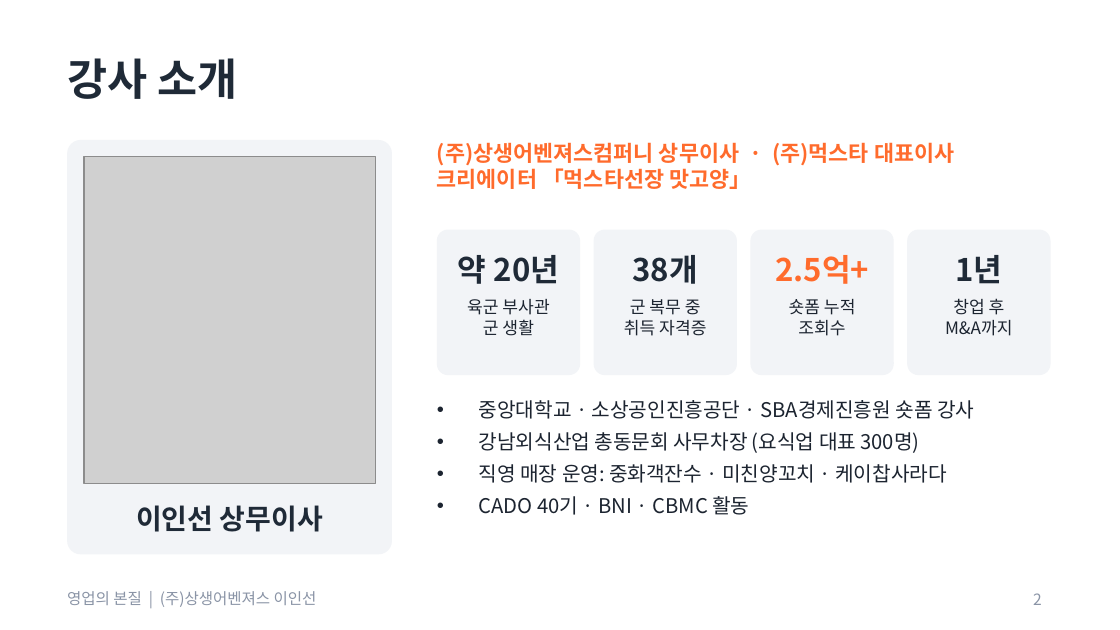
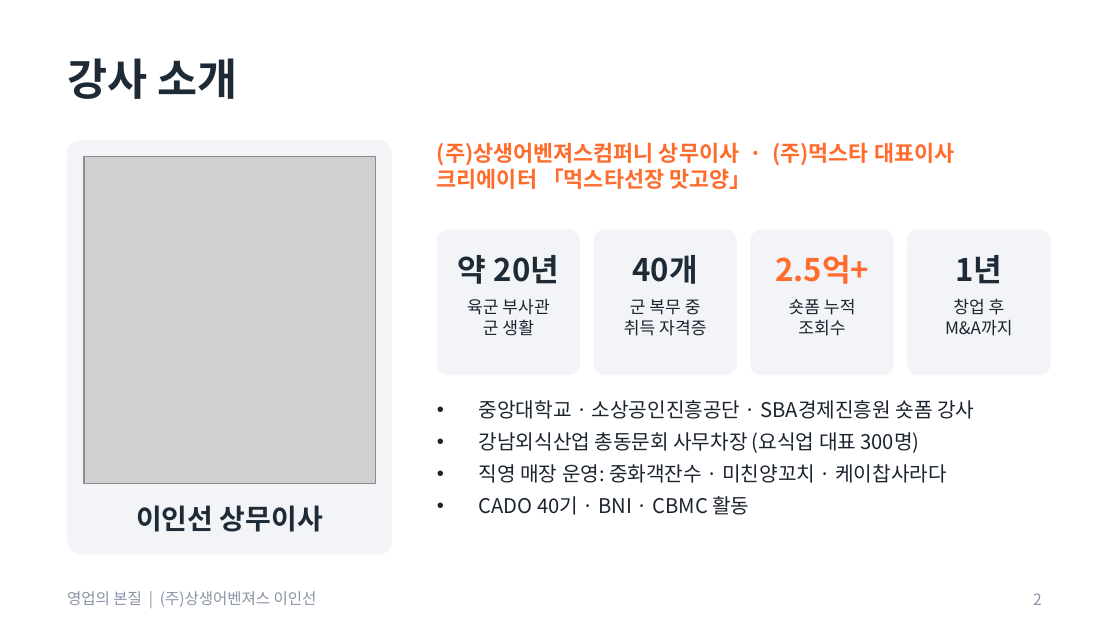
Before and after one commit to aspirinx79-crypto/cmo, a slide deck: slide 2 of docs/sales/영업의_본질_교육자료.pptx. Drawn at 1120x630 pixels with LibreOffice and Linux fonts; fonts in the diff are those of the drawing; grey boxes stand for pictures. Boxes give left, top, right and bottom in pixels: in the first picture for what was removed or moved away, otherwise in the second. Text is boxed around its words. In the diff, an @@ line names an element or a change of style, - is before the commit and + after.

```diff
--- a/docs/sales/영업의_본질_교육자료.pptx
+++ b/docs/sales/영업의_본질_교육자료.pptx
@@ text at [633, 255, 698, 284]: text changed @@
-38개
+40개
```
Also in this commit, not shown: 5 other slides changed, 2 slides added, 9 other files.
